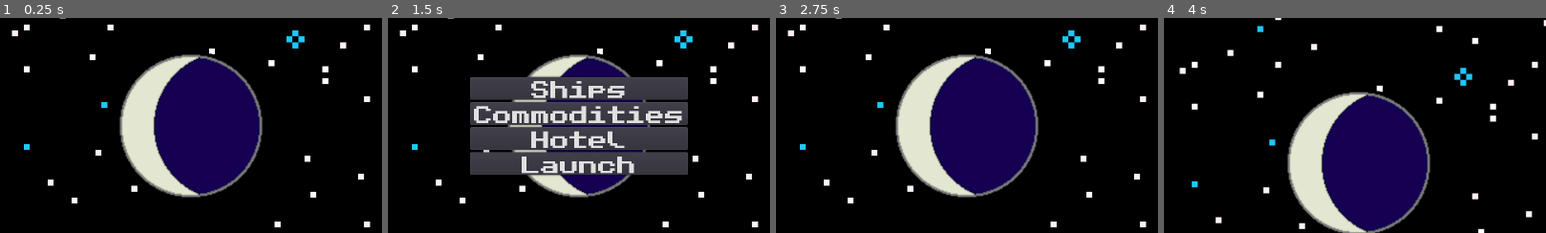
Above: before the commit, frames 1-4 (left to right).
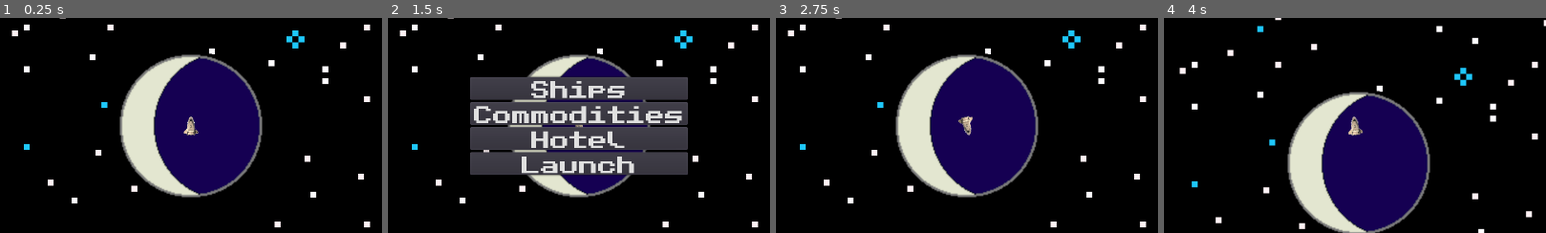
Above: after the commit, the same moments.

Repository: RPeterson0487/spacing-out
Game: Godot game, scene res://TestMain.tscn
The game is run twice, just before and just after one commit, with the same random seed, the same clock (stepped at 60 frames per second) and the same inputs.
Inputs:
- Up to frame 1 (0.25 s): no input
- Up to frame 2 (1.5 s): tap Enter at 0.5 s; hold Right (rotateRight) 0.53-1.28 s; hold X (fullStop) 0.53-1.28 s; tap Space (shoot) at 1.25 s; hold Left (rotateLeft) from 1.28 s (still down); tap L (land) at 1.35 s
- Up to frame 3 (2.75 s): release Left (rotateLeft) at 2 s; click "Launch" at 2 s
- Up to frame 4 (4 s): tap Enter at 2.75 s; hold Right (rotateRight) 2.78-3.53 s; hold Down (rotateOpposite) 2.78-3.53 s; hold Up (forwardThrust) from 3.53 s (still down); tap Space (shoot) at 3.6 s
The pictures show only the part of the screen within x 25-75%, y 25-75%; the shares and areas given below are measured in that part.

The runs differ from the first frame. In frame 1, 0.2% of the frame differs, in the area x 48-52%, y 45-55%; in frame 2, less than 0.1%; in frame 3, 0.2%, in the area x 47-52%, y 45-55%; in frame 4, 0.2%.

Commit message:
Fixed planet (and laser) spawning over player.

Diff:
--- a/LaserCannon.gd
+++ b/LaserCannon.gd
@@ -21,6 +21,7 @@
 	instance.global_position = global_position
 	instance.rotation = global_rotation
 	# instance.parent = get_parent() # if the laser class needs to know what its parent is, this is the spot to do it in.
-
+	instance.z_as_relative = true
+	instance.z_index = -1
 	var sceneRoot = get_tree().root.get_children()[0]
 	sceneRoot.add_child(instance)
--- a/TestMain.gd
+++ b/TestMain.gd
@@ -18,5 +18,7 @@
 		var spawnPosition = center + distance.rotated(deg2rad(rand_range(0,360)))
 		var instance = landableScene.instance()
 
+		instance.z_as_relative = true
+		instance.z_index = -1
 		instance.position = spawnPosition
 		add_child(instance)
